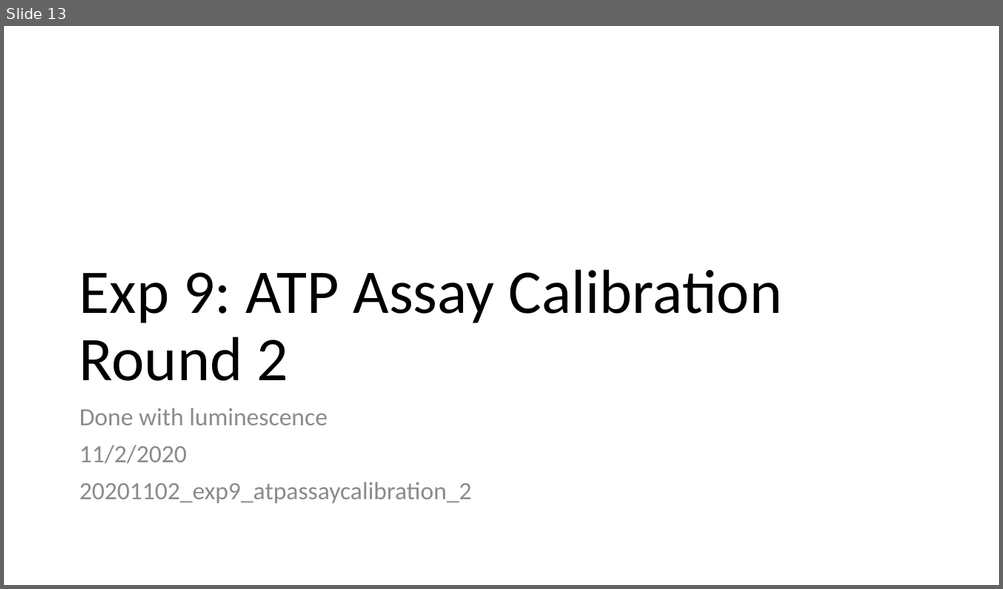
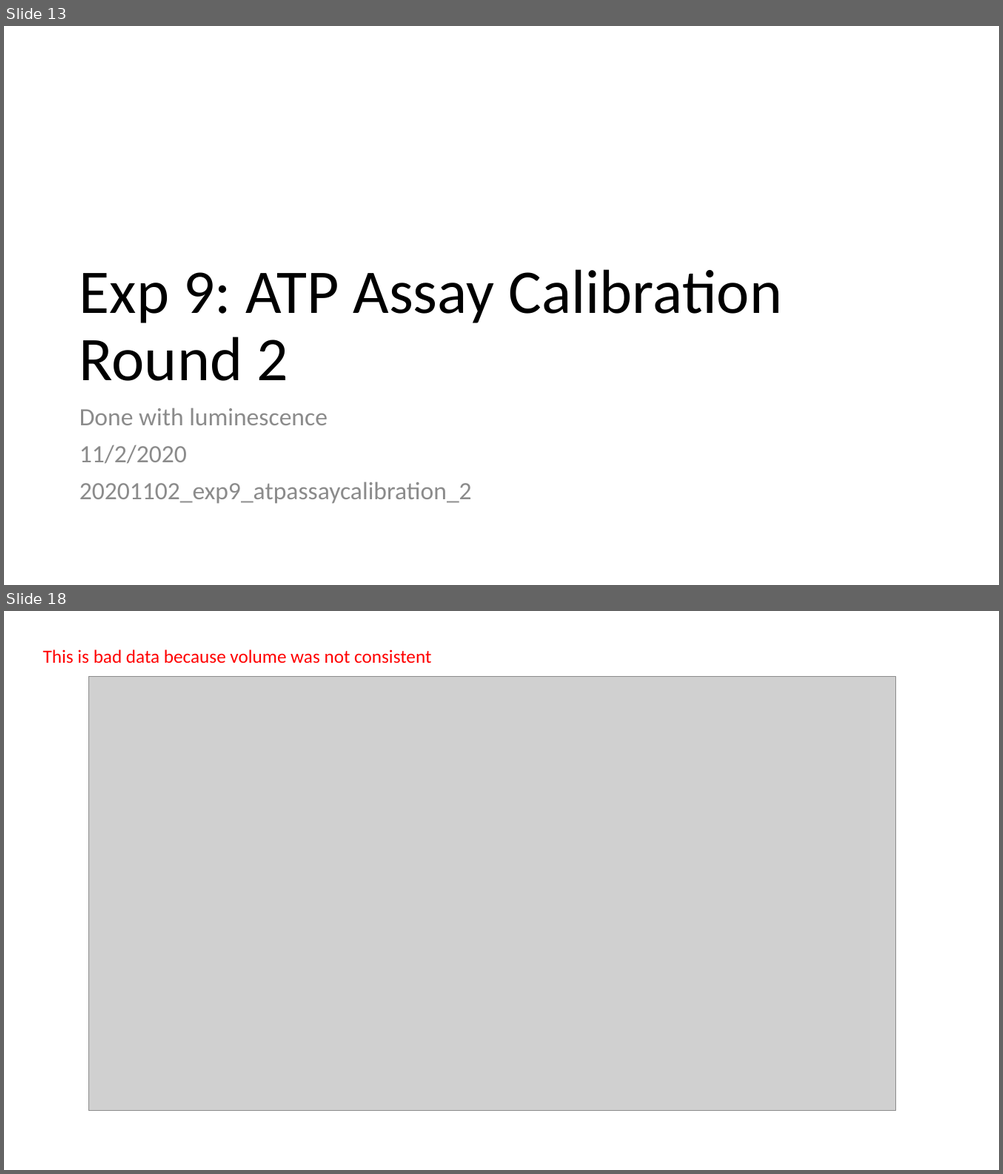
Before and after one commit to AnkitaRoychoudhury/ug_murray, a slide deck: presentations_proposals/20201101_summary_ppt.pptx. Shown one above the other, each under a label of ours: slide 13 before the commit, slides 13 and 18 after it; the slides between them are not shown. The pictures are 1003x589 and 1003x1174 pixels, drawn with LibreOffice and Linux fonts; fonts in the diff are those of the drawing; grey boxes stand for pictures; background and template pictures are left out. Boxes give left, top, right and bottom in pixels: in the first picture for what was removed or moved away, otherwise in the second. Text is boxed around its words. In the diff, an @@ line names an element or a change of style, - is before the commit and + after.

```diff
--- a/presentations_proposals/20201101_summary_ppt.pptx
+++ b/presentations_proposals/20201101_summary_ppt.pptx
@@ slide 18 added at bbox=[4, 611, 999, 1170], background #FFFFFF @@
@@ text added at bbox=[43, 649, 431, 664], 18 pt, text #FF0000 @@
+This is bad data because volume was not consistent
@@ picture added at bbox=[89, 676, 896, 1111] @@
```
Also in this commit, not shown: 3 other slides added, 19 other files.
